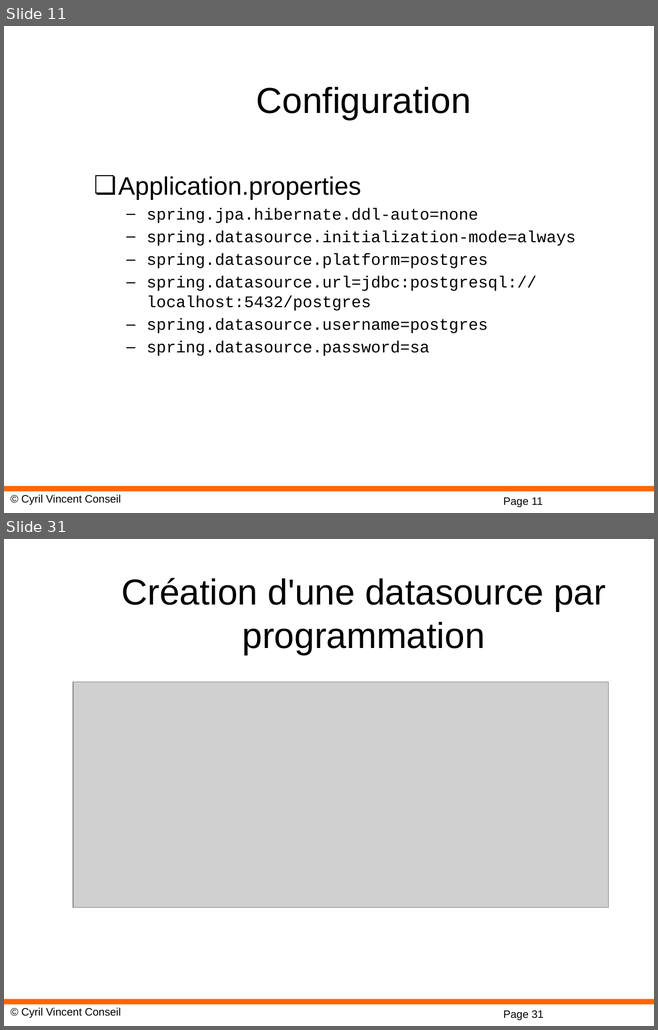
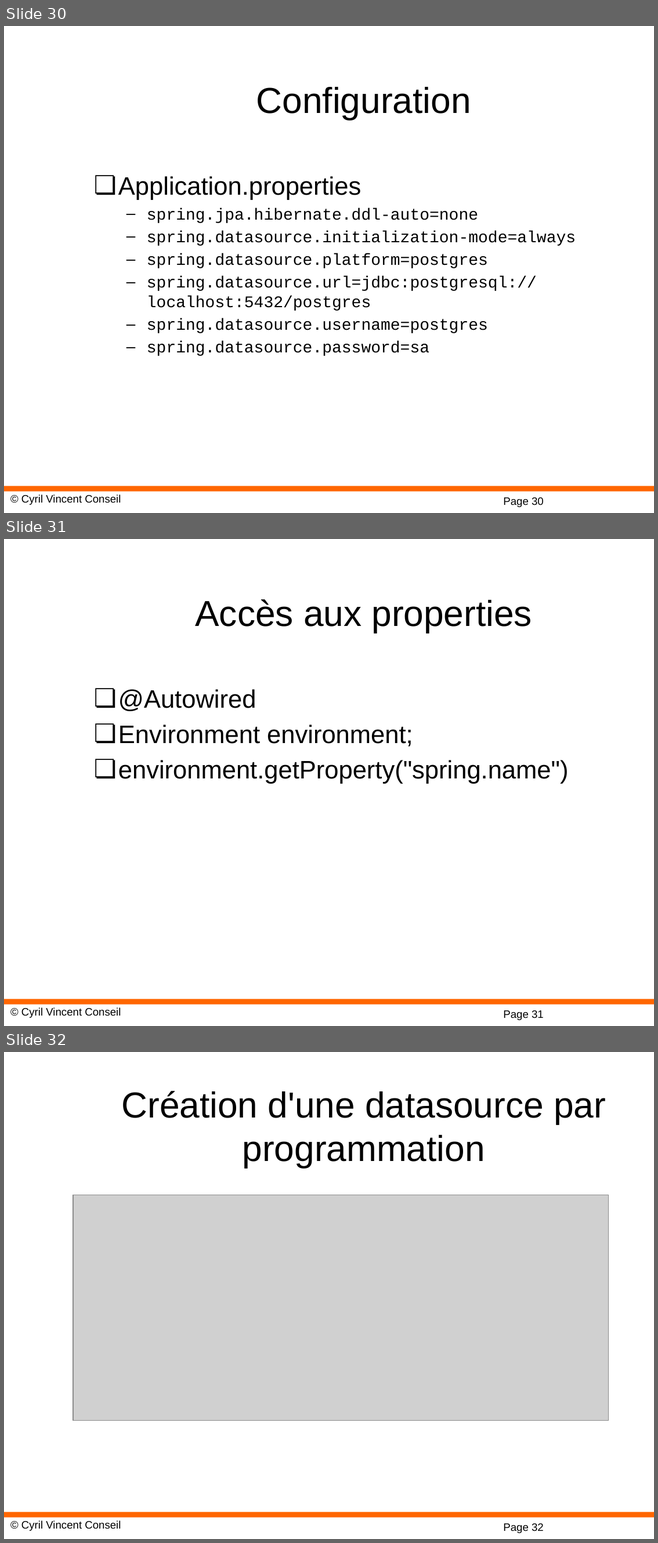
Before and after one commit to cyrilvincent/spring, a slide deck: ppt/Spring-07-SpringJPASQL.pptx. Shown one above the other, each under a label of ours: slides 11 and 31 before the commit, slides 30, 31 and 32 after it; the slides between them are not shown. The pictures are 658x1030 and 658x1543 pixels, drawn with LibreOffice and Linux fonts; fonts in the diff are those of the drawing; grey boxes stand for pictures; background and template pictures are left out. Boxes give left, top, right and bottom in pixels: in the first picture for what was removed or moved away, otherwise in the second. Text is boxed around its words. In the diff, an @@ line names an element or a change of style, - is before the commit and + after.

```diff
--- a/ppt/Spring-07-SpringJPASQL.pptx
+++ b/ppt/Spring-07-SpringJPASQL.pptx
@@ slide 31 added at [4,539,654,1026], background #FFFFFF; not listed: 3 template elements that a slide beside it also shows @@
@@ title added at [195,599,532,633], 40 pt, text #000000 @@
+Accès aux properties
@@ text added at [118,689,568,784], 28 pt, text #000000 @@
+❏ @Autowired
+❏ Environment environment;
+❏ environment.getProperty("spring.name")
@@ what was slide 11 is now slide 30 @@
@@ page number at [503,498,543,507]: text changed @@
-Page 11
+Page 30
@@ what was slide 31 is now slide 32 @@
@@ page number at [503,1524,543,1533]: text changed @@
-Page 31
+Page 32
```
Also in this commit, not shown: 2 other slides added, 7 other files.
